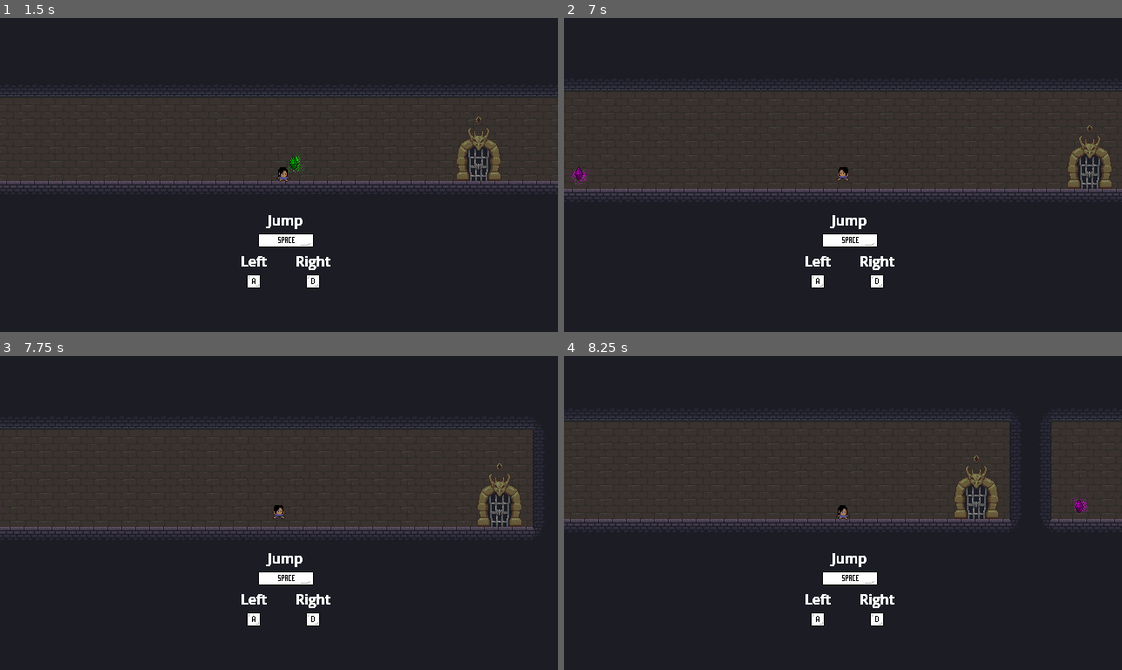
Above: before the commit, frames 1-4 (two rows, left to right).
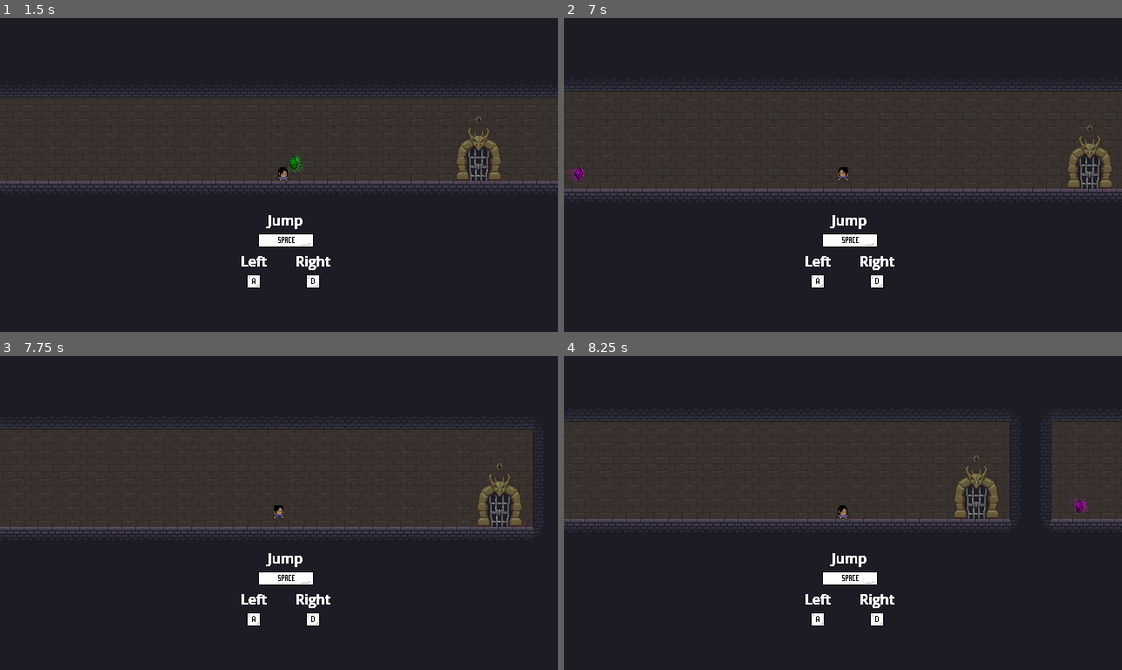
Above: after the commit, the same moments.

Repository: MatthewBL/Gates-and-Gems
Game: Godot game, scene res://scenes/level_manager/level_manager.tscn
The game is run twice, just before and just after one commit, with the same random seed, the same clock (stepped at 60 frames per second) and the same inputs.
Inputs:
- Up to frame 1 (1.5 s): hold D (ui_right) from 0.53 s (still down); tap E (interact) at 0.6, 1.35 s; tap Space (ui_accept) at 0.77 s
- Up to frame 2 (7 s): tap Space (ui_accept) at 1.52, 3.02, 3.77, 4.52, 6.02, 6.77 s; release D (ui_right) at 2.03 s; hold A (ui_left) 2.03-2.78 s; tap E (interact) every 0.75 s from 2.1 to 6.6 s; hold D (ui_right) 2.78-4.28 s; hold A (ui_left) 4.28-5.03 s; hold D (ui_right) 5.03-5.78 s; hold A (ui_left) from 5.78 s (still down)
- Up to frame 3 (7.75 s): release A (ui_left) at 7.28 s; hold D (ui_right) from 7.28 s (still down); tap E (interact) at 7.35 s; tap Space (ui_accept) at 7.52 s
- Up to frame 4 (8.25 s): keep holding D (ui_right); tap E (interact) at 8.1 s

Frame 1 is identical in both runs. In frame 2, less than 0.1% of the frame differs, in the area x 0-5%, y 47-54%; in frame 3, less than 0.1%; in frame 4, nothing differs.

Commit message:
Add particles to door gems

Diff:
--- a/scenes/door_gem.gd
+++ b/scenes/door_gem.gd
@@ -3,8 +3,11 @@
 
 
 @onready var gem: Sprite2D = %Gem
+@onready var gpu_particles_2d: GPUParticles2D = %GPUParticles2D
 
 
 func set_gem_color(color: Color) -> void:
 	gem.visible = true
 	gem.modulate = color
+	gpu_particles_2d.visible = true
+	gpu_particles_2d.modulate = color
--- a/scenes/door_gem.tscn
+++ b/scenes/door_gem.tscn
@@ -2,6 +2,30 @@
 
 [ext_resource type="Texture2D" uid="uid://bs6cdl03dhbwx" path="res://Assets/Escenario/Elementos/gema hueco.png" id="1_64vkw"]
 [ext_resource type="Script" uid="uid://w0p81m38ttmc" path="res://scenes/door_gem.gd" id="2_fniwu"]
+
+[sub_resource type="Curve" id="Curve_fniwu"]
+_data = [Vector2(0, 1), 0.0, -1.5367883, 0, 0, Vector2(1, 0), 0.0, 0.0, 0, 0]
+point_count = 2
+
+[sub_resource type="CurveTexture" id="CurveTexture_xavpb"]
+curve = SubResource("Curve_fniwu")
+
+[sub_resource type="Curve" id="Curve_ictyr"]
+_limits = [0.0, 3.0, 0.0, 1.0]
+_data = [Vector2(0, 3), 0.0, 0.0, 0, 0, Vector2(1, 3), 0.0, 0.0, 0, 0]
+point_count = 2
+
+[sub_resource type="CurveTexture" id="CurveTexture_cu87a"]
+curve = SubResource("Curve_ictyr")
+
+[sub_resource type="ParticleProcessMaterial" id="ParticleProcessMaterial_f0y80"]
+particle_flag_disable_z = true
+spread = 180.0
+initial_velocity_min = 7.0
+initial_velocity_max = 15.0
+gravity = Vector3(0, 0, 0)
+alpha_curve = SubResource("CurveTexture_xavpb")
+emission_curve = SubResource("CurveTexture_cu87a")
 
 [node name="DoorGem" type="Sprite2D" unique_id=991967074]
 texture = ExtResource("1_64vkw")
@@ -9,6 +33,16 @@
 region_rect = Rect2(0, 0, 6, 8)
 script = ExtResource("2_fniwu")
 
+[node name="GPUParticles2D" type="GPUParticles2D" parent="." unique_id=1935535459]
+unique_name_in_owner = true
+visible = false
+amount = 14
+lifetime = 0.8
+preprocess = 2.0
+visibility_rect = Rect2(-2000, -2000, 4000, 4000)
+local_coords = true
+process_material = SubResource("ParticleProcessMaterial_f0y80")
+
 [node name="Gem" type="Sprite2D" parent="." unique_id=1751800314]
 unique_name_in_owner = true
 visible = false
